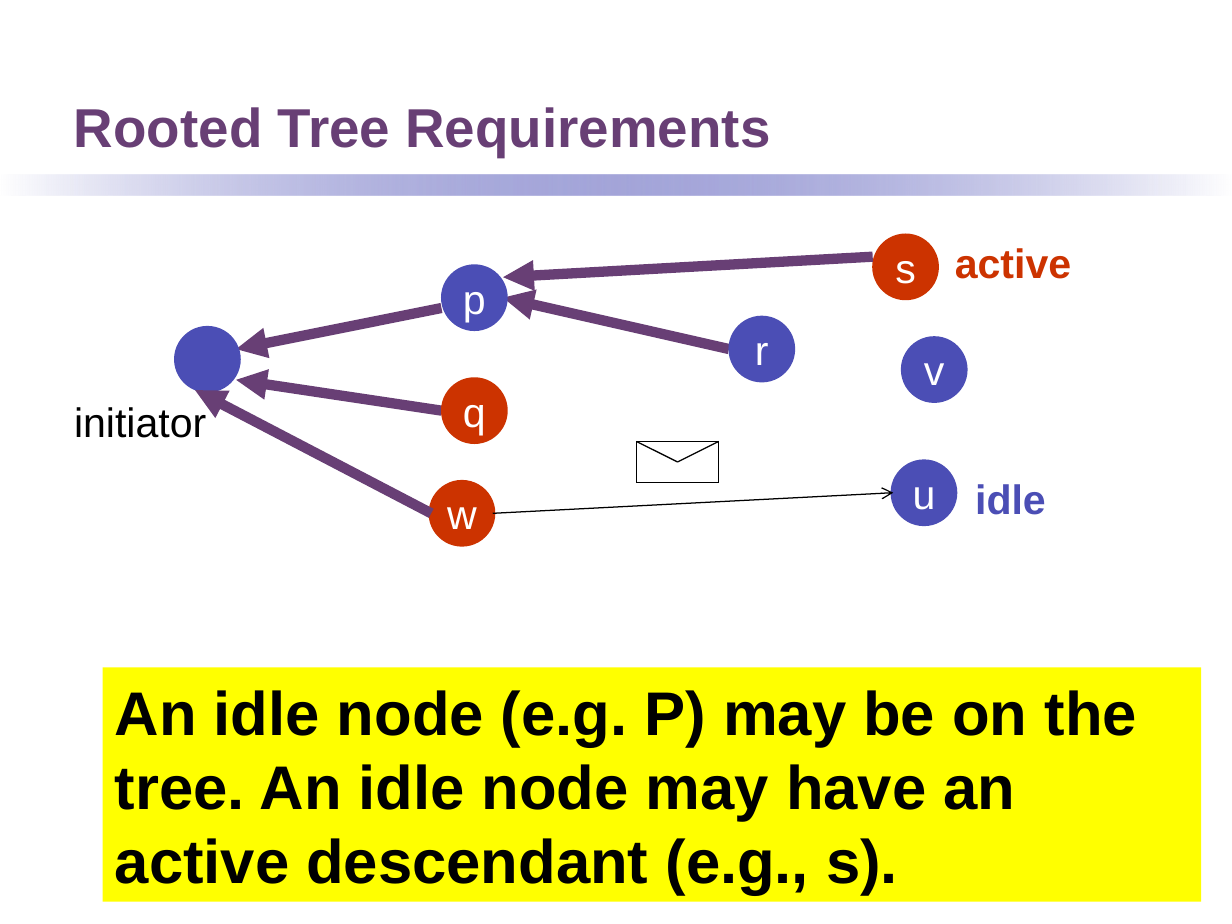
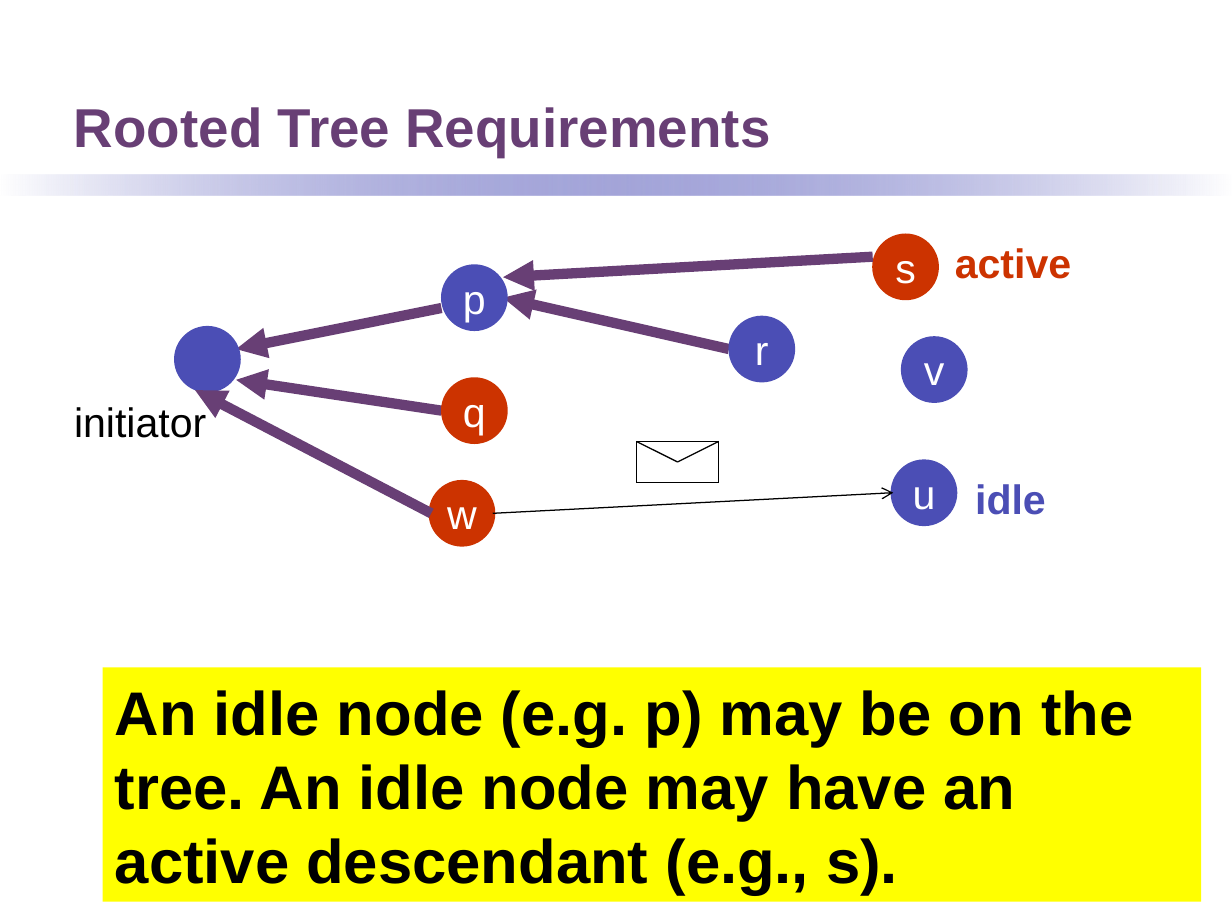
Before and after one commit to kmchandy/kmchandy.github.io, a slide deck: slide 28 of DiffusingComputations/DiffusingComputations.ppt. Drawn at 1232x924 pixels with LibreOffice and Linux fonts; fonts in the diff are those of the drawing. Boxes give left, top, right and bottom in pixels: in the first picture for what was removed or moved away, otherwise in the second. Text is boxed around its words. In the diff, an @@ line names an element or a change of style, - is before the commit and + after.

```diff
--- a/DiffusingComputations/DiffusingComputations.ppt
+++ b/DiffusingComputations/DiffusingComputations.ppt
@@ text in rectangle at <box>115,690,1133,894</box>: text changed @@
-An idle node (e.g. P) may be on the tree. An idle node may have an active descendant (e.g., s).
+An idle node (e.g. p) may be on the tree. An idle node may have an active descendant (e.g., s).
```
Also in this commit, not shown: 6 other slides changed, 1 slide added, 20 other files.
